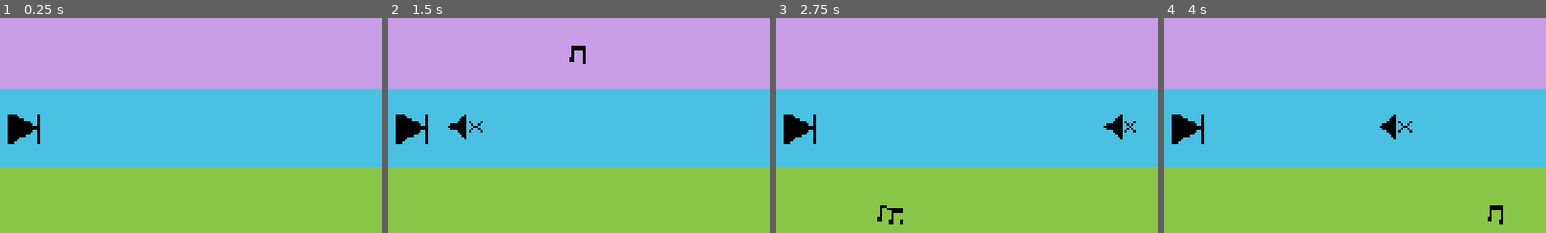
Above: before the commit, frames 1-4 (left to right).
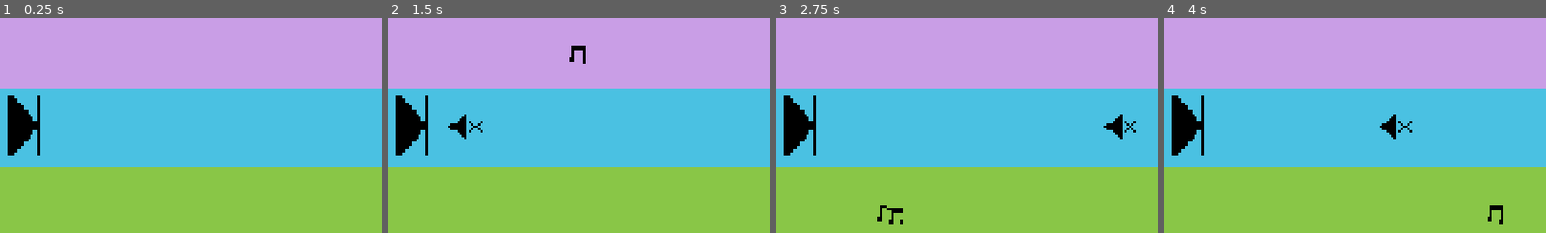
Above: after the commit, the same moments.

Repository: chorwat2137/haven-2026
Game: Godot game, scene res://scenes/main.tscn
Two runs of this game, one before a commit and one after it. Both use one fixed random seed, a clock stepped at 60 frames per second and the inputs below.
Inputs:
- Up to frame 1 (0.25 s): no input
- Up to frame 2 (1.5 s): tap Enter (ui_accept) at 0.5, 0.77 s; hold Right (ui_right) from 0.53 s (still down); tap Space (shoot) at 0.6, 1.35 s
- Up to frame 3 (2.75 s): tap Enter (ui_accept) at 1.52 s; release Right (ui_right) at 2.03 s; hold Left (ui_left) from 2.03 s (still down); tap Space (shoot) at 2.1 s
- Up to frame 4 (4 s): release Left (ui_left) at 2.78 s; hold Right (ui_right) from 2.78 s (still down); tap Space (shoot) at 2.85, 3.6 s; tap Enter (ui_accept) at 3.02, 3.77 s
The pictures show only the part of the screen within x 23-73%, y 24-74%; the shares and areas given below are measured in that part.

The runs differ from the first frame. In frame 1, 0.8% of the frame differs, in the area x 2-11%, y 36-64%; in frame 2, 0.8%; in frame 3, 0.8%; in frame 4, 0.8%.

Commit message:
Automatic sync

Diff:
--- a/scenes/player.tscn
+++ b/scenes/player.tscn
@@ -6,7 +6,7 @@
 [ext_resource type="Script" uid="uid://b4qe4wxdinmks" path="res://scripts/shine.gd" id="3_dqkch"]
 
 [sub_resource type="CircleShape2D" id="CircleShape2D_f7mvp"]
-radius = 65.00769
+radius = 82.0
 
 [node name="Player" type="CharacterBody2D" unique_id=2121710803]
 position = Vector2(500, 540)
@@ -22,11 +22,12 @@
 [node name="Sprite2D" type="Sprite2D" parent="." unique_id=1054903404]
 process_mode = 1
 texture_filter = 1
-position = Vector2(-4, -5.9999924)
-scale = Vector2(8.375, 4.4062505)
+position = Vector2(-3, -19.000008)
+scale = Vector2(8.375, 9.046876)
 texture = ExtResource("2_g2els")
 
 [node name="Coll" type="CollisionShape2D" parent="." unique_id=60537568]
+position = Vector2(6, -4)
 shape = SubResource("CircleShape2D_f7mvp")
 
 [node name="Timer" type="Timer" parent="." unique_id=63438959]
